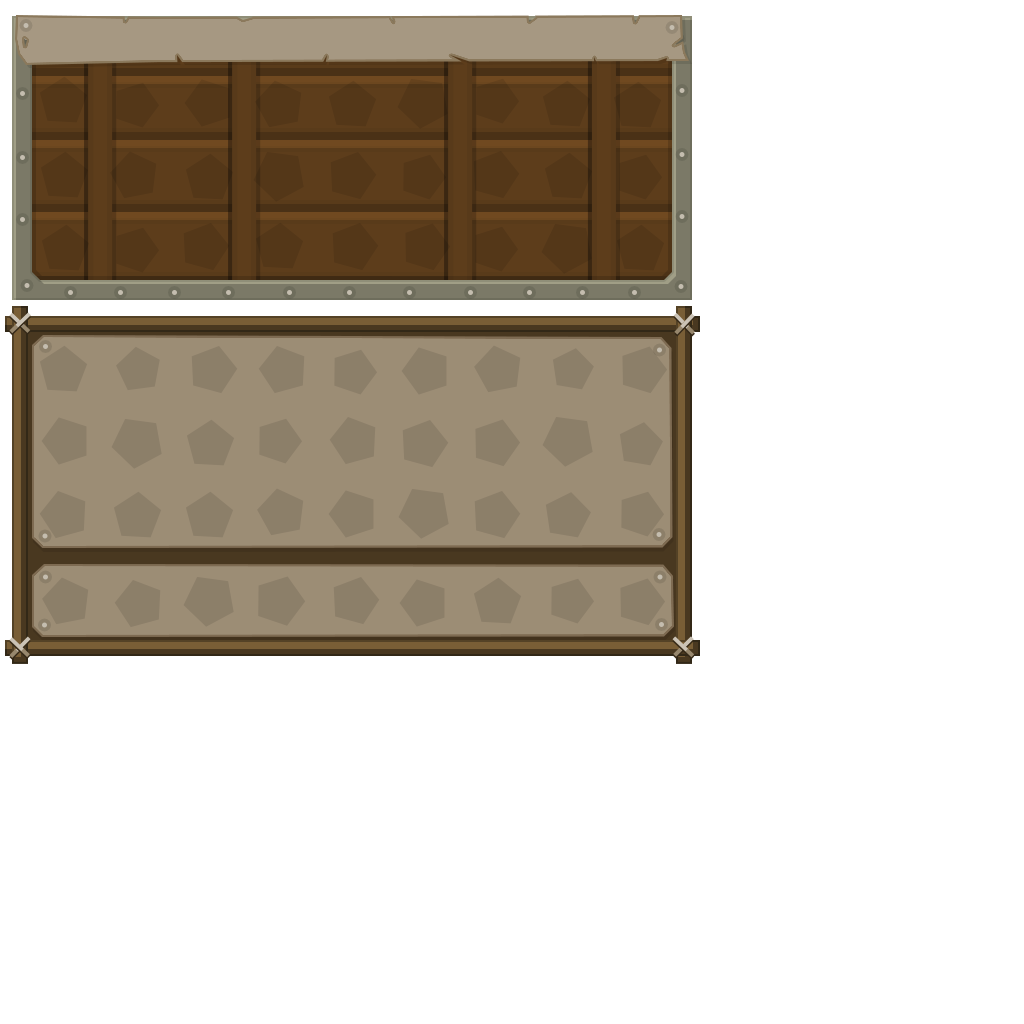
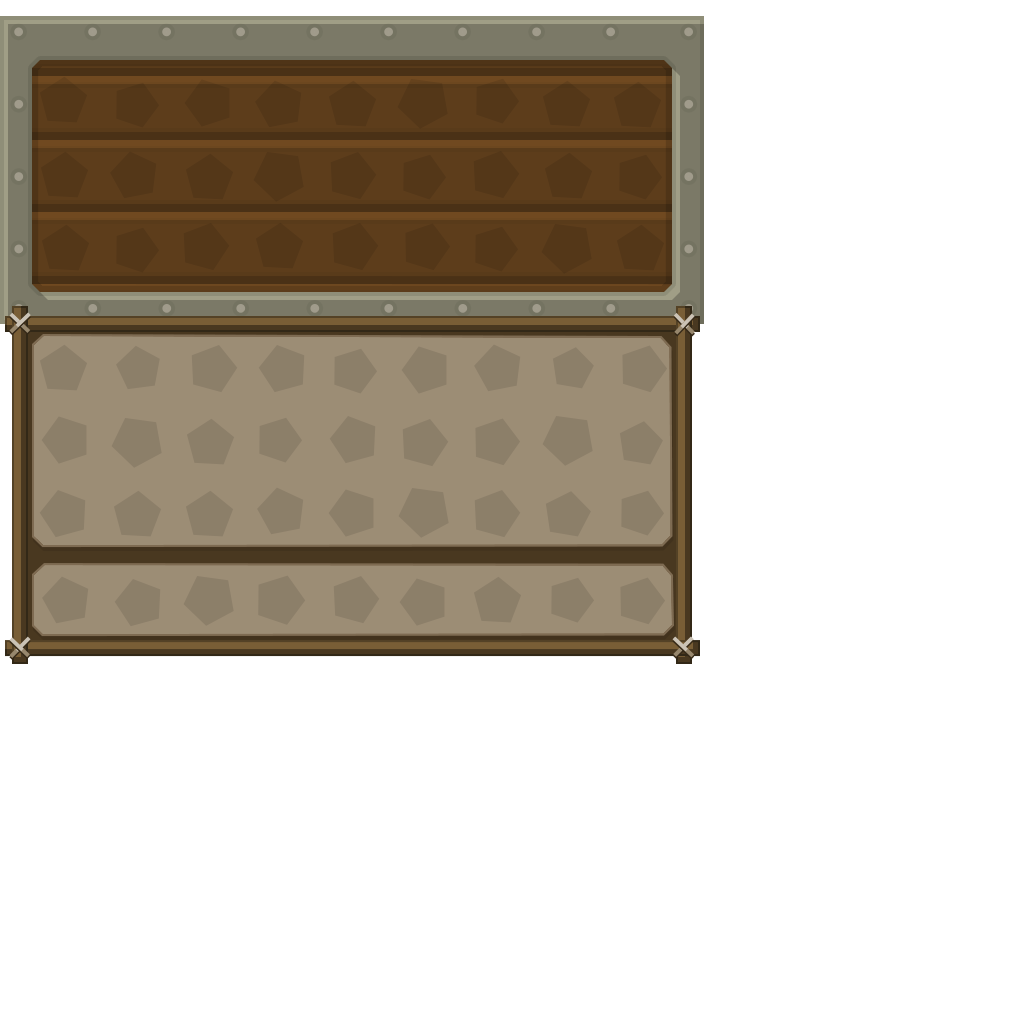
Revision of a layered 1024 × 1024 image; what changed, layer by layer:
painted on "Forme 12" over bbox(672, 636, 694, 658)
painted on "Forme 13" over bbox(673, 636, 694, 657)
painted on "Forme 11" over bbox(9, 637, 30, 657)
painted on "Forme 10" over bbox(9, 636, 31, 658)
painted on "Forme 17" over bbox(674, 313, 695, 316)
painted on "Forme 16" over bbox(10, 312, 31, 316)
painted on "Forme 22" over bbox(12, 663, 28, 664)
painted on "Forme 3" over bbox(5, 640, 700, 657)
painted on "Forme 5" over bbox(676, 663, 692, 664)
hid group "title" (2 layers) over bbox(15, 15, 689, 65)
renamed "Forme 21" to "Forme 21 copy", opacity 100% → 50%, painted on it over bbox(14, 27, 694, 628)
painted on "Forme 20" over bbox(39, 344, 667, 627)
painted on "Forme 19" over bbox(32, 334, 674, 637)
painted on "Forme 339" over bbox(0, 16, 704, 324)
hid "Forme 325 copie" over bbox(88, 32, 616, 643)
painted on "Forme 10 copie 8" over bbox(32, 348, 674, 580)
painted on "Forme 326" over bbox(0, 16, 704, 324)
painted on "Forme 14" over bbox(23, 334, 687, 651)
